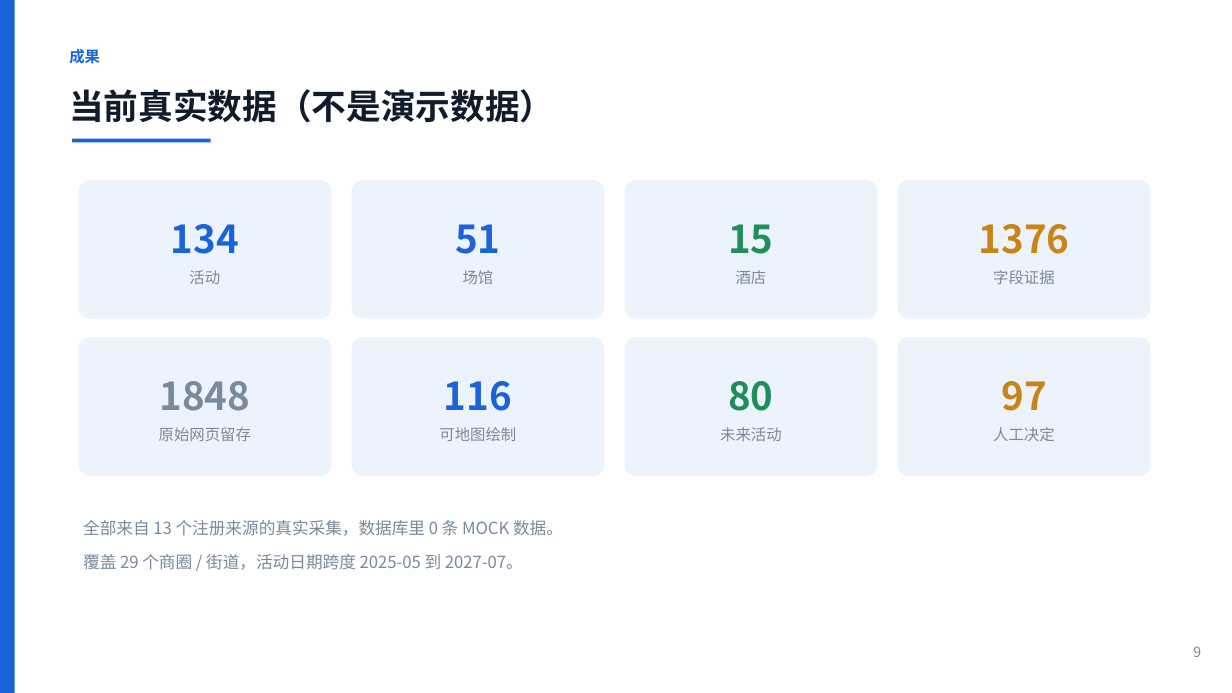
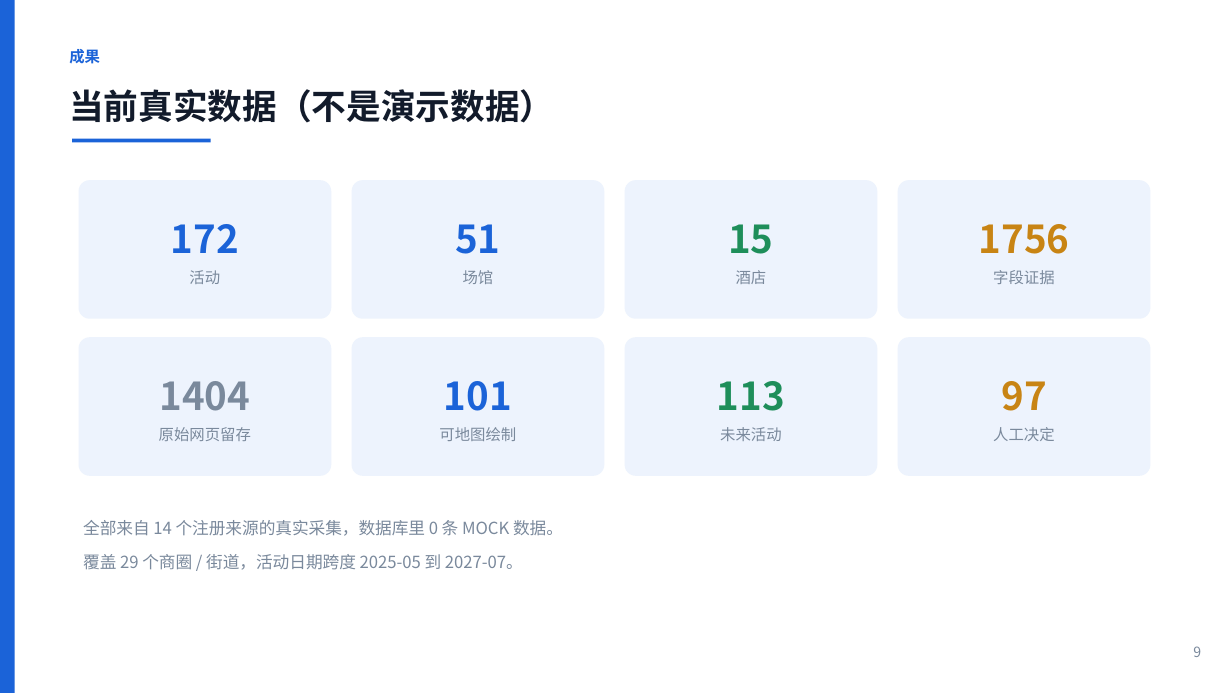
Before and after one commit to Haoran-Ding23/Menduner, a slide deck: slide 9 of docs/Menduner_项目汇报.pptx. Drawn at 1232x693 pixels with LibreOffice and Linux fonts; fonts in the diff are those of the drawing. Boxes give left, top, right and bottom in pixels: in the first picture for what was removed or moved away, otherwise in the second. Text is boxed around its words. In the diff, an @@ line names an element or a change of style, - is before the commit and + after.

```diff
--- a/docs/Menduner_项目汇报.pptx
+++ b/docs/Menduner_项目汇报.pptx
@@ text at [171,224,239,253]: text changed @@
-134
+172
@@ text at [979,224,1070,254]: text changed @@
-1376
+1756
@@ text at [159,381,250,411]: text changed @@
-1848
+1404
@@ text at [444,381,512,411]: text changed @@
-116
+101
@@ text at [717,381,785,411]: text changed @@
-80
+113
@@ text at [83,520,563,536]: text changed @@
-全部来自 13 个注册来源的真实采集，数据库里 0 条 MOCK 数据。
+全部来自 14 个注册来源的真实采集，数据库里 0 条 MOCK 数据。
```
Also in this commit, not shown: 5 other slides changed, 29 other files.
